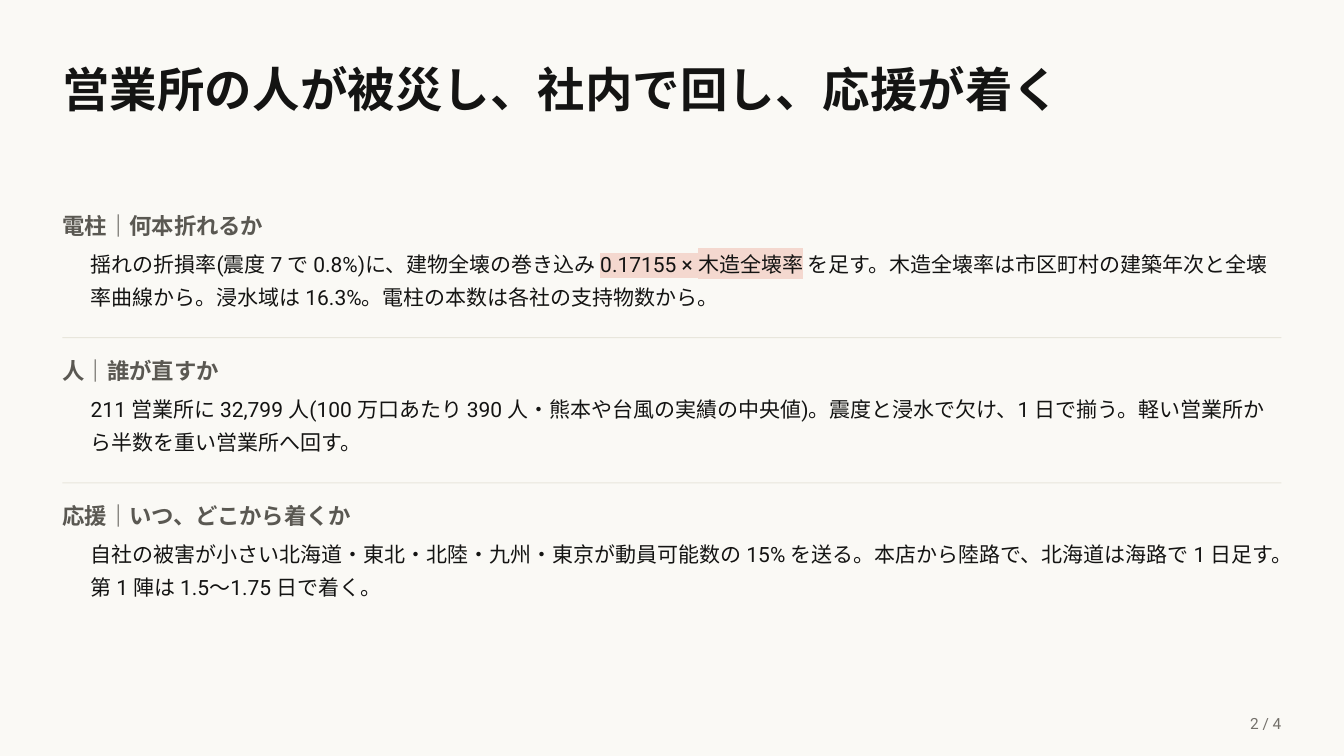
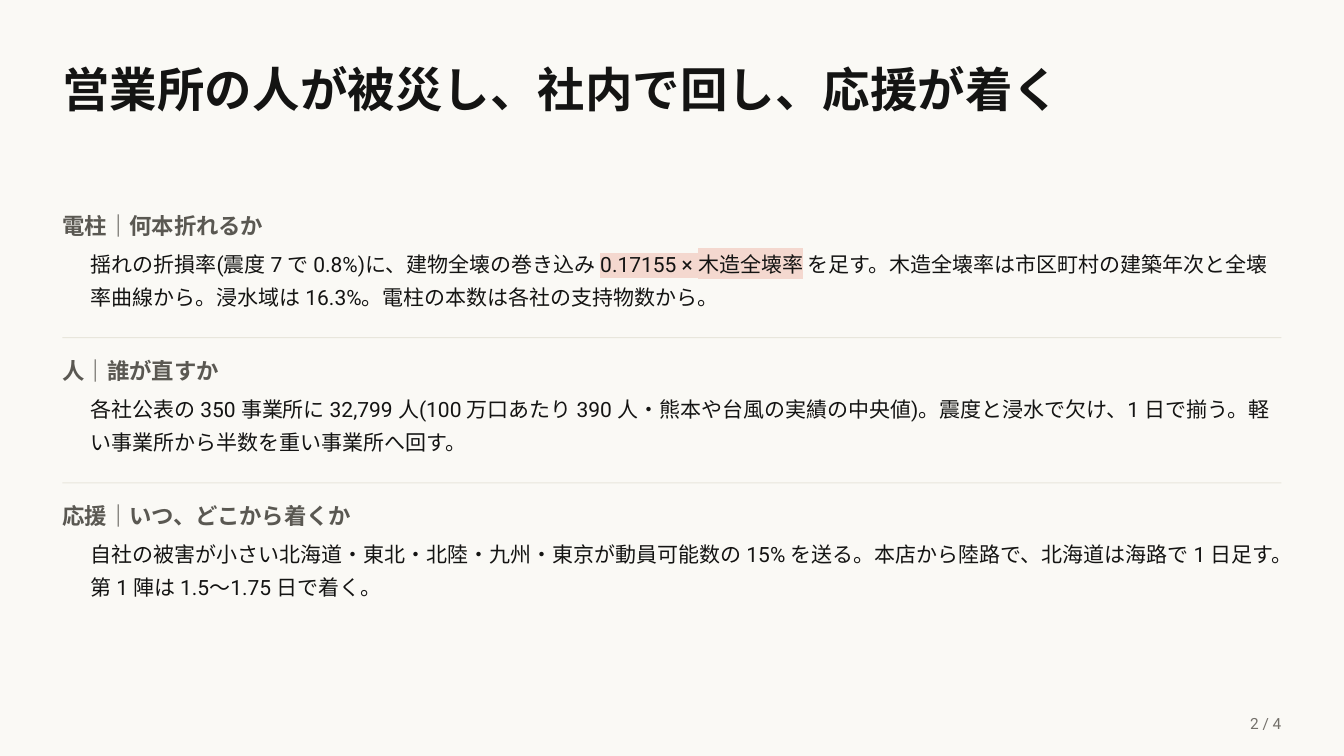
Before and after one commit to lutelute/All-Japan-Grid, a slide deck: slide 2 of docs/slides/nankai/nankai_restoration_workforce_2026-09-14.pptx. Drawn at 1344x756 pixels with LibreOffice and Linux fonts; fonts in the diff are those of the drawing. Boxes give left, top, right and bottom in pixels: in the first picture for what was removed or moved away, otherwise in the second. Text is boxed around its words. In the diff, an @@ line names an element or a change of style, - is before the commit and + after.

```diff
--- a/docs/slides/nankai/nankai_restoration_workforce_2026-09-14.pptx
+++ b/docs/slides/nankai/nankai_restoration_workforce_2026-09-14.pptx
@@ text at (x1=91, y1=399, x2=1269, y2=452): text changed @@
-211 営業所に 32,799 人(100 万口あたり 390 人・熊本や台風の実績の中央値)。震度と浸水で欠け、1 日で揃う。軽い営業所から半数を重い営業所へ回す。
+各社公表の 350 事業所に 32,799 人(100 万口あたり 390 人・熊本や台風の実績の中央値)。震度と浸水で欠け、1 日で揃う。軽い事業所から半数を重い事業所へ回す。
```
Also in this commit, not shown: 2 other slides changed, 10 other files.
